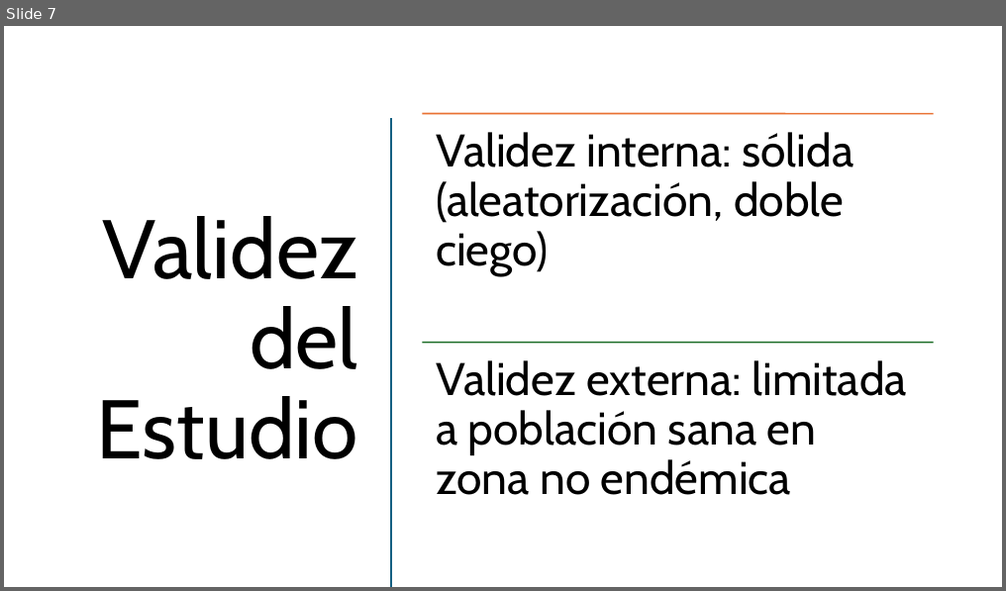
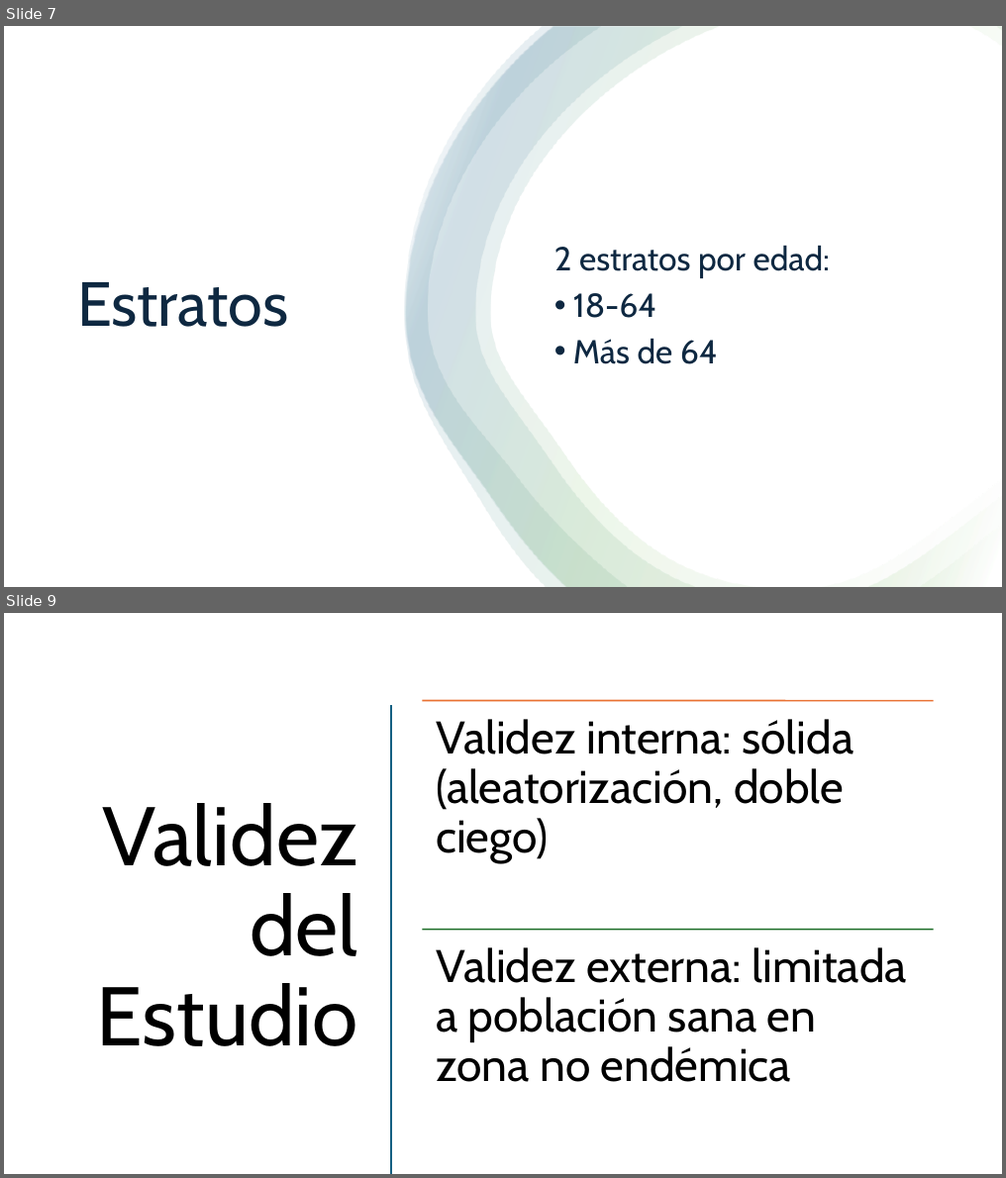
Before and after one commit to RomanLanda11/bioestadistica, a slide deck: tp2/Presentacion_Chikungunya.pptx. Shown one above the other, each under a label of ours: slide 7 before the commit, slides 7 and 9 after it; the slides between them are not shown. The pictures are 1006x591 and 1006x1178 pixels, drawn with LibreOffice and Linux fonts; fonts in the diff are those of the drawing. Boxes give left, top, right and bottom in pixels: in the first picture for what was removed or moved away, otherwise in the second. Text is boxed around its words. In the diff, an @@ line names an element or a change of style, - is before the commit and + after.

```diff
--- a/tp2/Presentacion_Chikungunya.pptx
+++ b/tp2/Presentacion_Chikungunya.pptx
@@ slide 7 added at <box>4,26,1002,587</box>, background #FFFFFF @@
@@ rectangle added at <box>4,26,1002,587</box>, fill #FFFFFF @@
@@ freeform shape added at <box>405,27,1002,587</box>, fill gradient #FFFFFF to #4EA72E to #156082 @@
@@ freeform shape added at <box>405,27,1002,587</box>, fill gradient #FFFFFF to #4EA72E to #156082 @@
@@ freeform shape added at <box>407,27,1002,587</box>, fill gradient #FFFFFF to #4EA72E to #156082 @@
@@ text added at <box>554,245,830,365</box>, 32 pt, text #0E2841 @@
+2 estratos por edad:
+• 18-64
+• Más de 64
@@ title added at <box>77,282,288,327</box>, 60 pt, text #0E2841 @@
+Estratos
@@ what was slide 7 is now slide 9 @@
```
Also in this commit, not shown: 9 slides changed, 4 other slides added, 1 other file.
